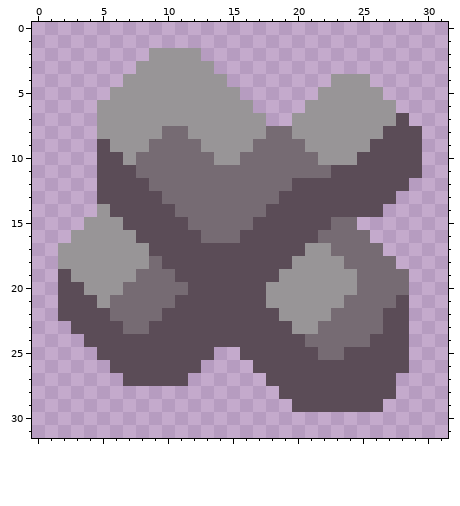
Edited in one commit: pixel-art sprite (sprites/Items/cobalt.png). The picture above is the old version.
The file is 32x32 pixels.
The same view after the edit:
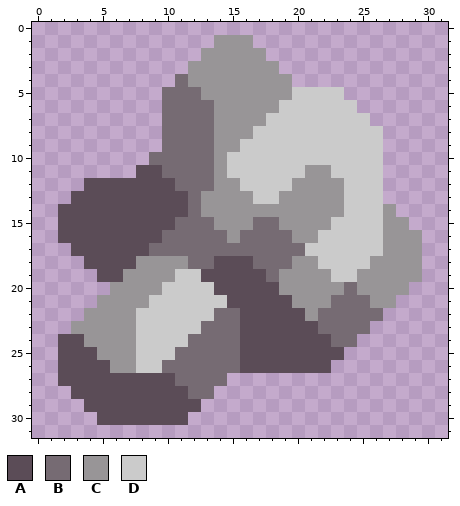
Palette (. is transparent): A #5b4c57  B #766b73  C #989597  D #cbcbcb
What changed:
Changed rows in their new state; - is an unchanged pixel.
first column x 2:
 1 ------------CCC-------------
 2 -------....CCCCC------------
 3 ------....--CCCCC-----------
 4 -----....B---CCCCC---...----
 5 ----....BBB---CCCCDDDD...---
 6 ---.....BBBB---CCDDDDDD...--
 7 ---.....BBBB----DDDDDDDD...-
 8 ---.....--BB---DDDDDDDDDD...
 9 ---.....---B--DDDDDDDDDDD...
10 ---....------DDDDDDDDDDDD...
11 ---...AA----CDDDDDDCCDDDD...
12 --A----AA---CCDDDDCCCCDDD..-
13 -AA-----AA-CCCCDDCCCCCDDD.--
14 AAAA-----A-CCCCCCCCCCCDDDC--
15 AAAAA----B--CCCBBCCCCDDDDCC-
16 AAAAAA--BBB--CBBBBCCDDDDDCCC
17 .AAAAAABBBBBBBBBBBBDDDDDDCCC
18 ..AAAA-CCCBB---BBB--DDDDCCCC
19 ...AA-CCCDD-----B----DDCCCCC
20 ....-CCCDDDD----A-----BCCCC-
21 ...-CCCDDDDDD---AA---B--CC.-
22 ..CCCCDDDDDDBB---AA-B----..-
23 -CCCCCDDDDDBBB----AA----...-
24 AACCCCDDDDBBBB-----AA--....-
25 AAACCCDDDBBBBB------AA.....-
26 AAAACCDDBBBBBBA------......-
27 AAAAA----BBBB---..........--
28 -AAAAAAAAABB-----.........--
29 --AAAAAAAAA-------.......---
30 ---AAAAAAA------------------
